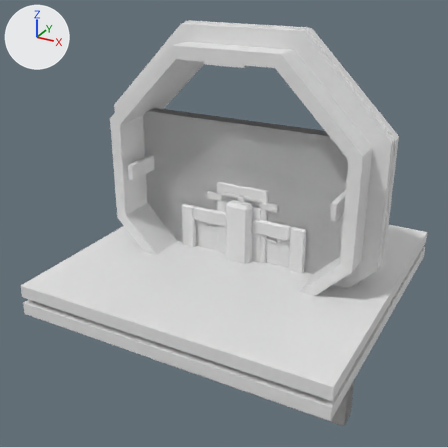
What one commit did to the FBX model SpaceStation/Assets/_Project/Art/Models/Interior/SM_InteriorKit.fbx.
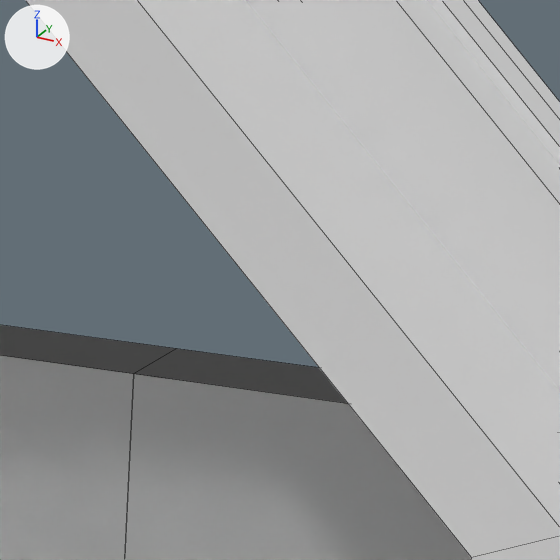
The first picture shows the older version from a 50 mm camera at (3.37, -6.62, 3.94) aimed at (-0.22, -0.08, 0.67). The close-ups show the older and then the newer version on the part from 62% to 81% of the width and 17% to 36% of the height of that picture. Only the edits that show in the close-ups are written down. The lights are fixed; the arrows at upper left show +X, +Y and +Z. The close-ups show mesh edges as thin lines. Where no turn or scale is listed for an object, it has been applied to the vertices.

In view in the first close-up: 'KIT_Tube', 'KIT_TubeCollar', 'KIT_Wall', 'KIT_WallDoor'.
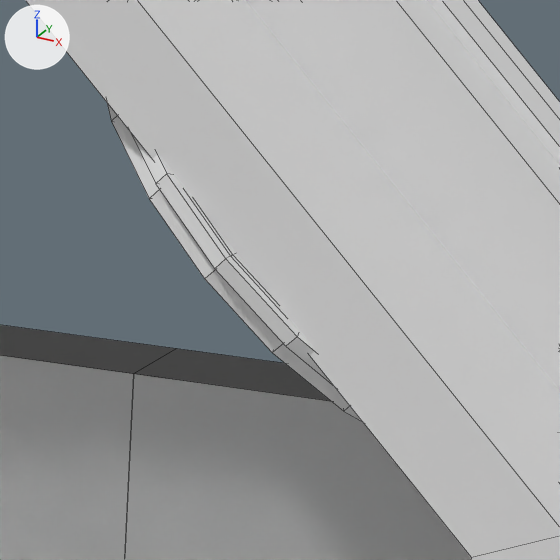
Scene script edits in JSON lines:
```json
{"op": "add", "block": "mat_window", "code": ["mat_window = principled_material('Window')", "mat_window.base_color = (0.8, 0.8, 0.8)  # white #e7e7e7"]}
{"op": "add", "block": "me_kit_tubewindow", "code": ["me_kit_tubewindow = bpy.data.meshes.new('KIT_TubeWindow')", "me_kit_tubewindow.from_pydata(...)  # 656 vertices, 524 faces; spans x -1.45..1.45, y -0.54..0.55, z 1.96..2.75", "# faces by material slot: [160, 160, 44, 160]", "me_kit_tubewindow.materials.append(mat_hulldark)  # white #e7e7e7", "me_kit_tubewindow.materials.append(mat_accent)  # white #e7e7e7", "me_kit_tubewindow.materials.append(mat_window)  # white #e7e7e7", "me_kit_tubewindow.materials.append(mat_hull)  # white #e7e7e7"]}
{"op": "add", "block": "ob_kit_tubewindow", "code": ["ob_kit_tubewindow = bpy.data.objects.new('KIT_TubeWindow', me_kit_tubewindow)", "ob_kit_tubewindow.location = (0.0, 0.0, 0.0)"]}
```

What differs and where, as boxes [x1, y1, x2, y2] in the close-ups (560 x 560 px):
```json
{"object": "KIT_TubeWindow", "change": "added", "after": [107, 103, 361, 421], "faces in mat_accent (white #e7e7e7)": [131, 133, 333, 385], "faces in mat_hulldark (white #e7e7e7)": [107, 103, 361, 421]}
```
